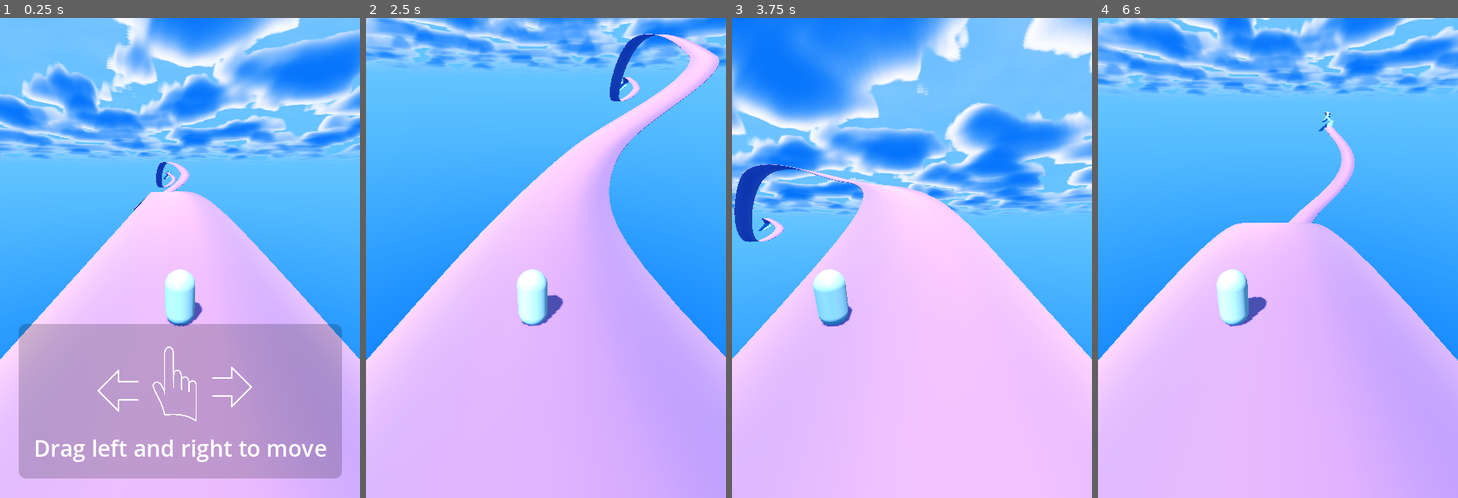
Above: before the commit, frames 1-4 (left to right).
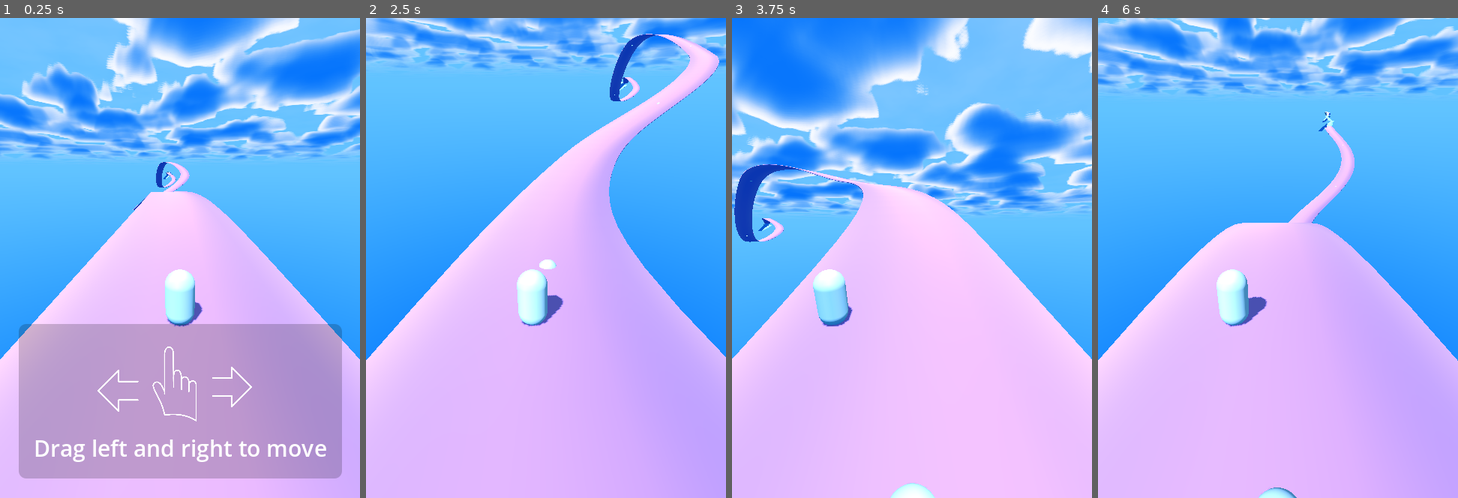
Above: after the commit, the same moments.

Repository: ludovancy/endless-roller
Game: Godot game, scene res://world.tscn
The game is run twice, just before and just after one commit, with the same random seed, the same clock (stepped at 60 frames per second) and the same inputs.
Inputs (mouse positions are in pixels of both pictures, inside the frame that each line leads up to):
- Up to frame 1 (0.25 s): no input
- Up to frame 2 (2.5 s): tap Enter at 0.5 s; move the mouse to (625, 234) at 0.52 s; hold Right (ui_right) 0.53-1.25 s; click (625, 234) at 0.67 s; drag from (474, 282) to (528, 354) at 1.27 s; move the mouse to (582, 152) at 2.02 s; hold Right (ui_right) from 2.03 s (still down)
- Up to frame 3 (3.75 s): release Right (ui_right) at 2.75 s; drag from (894, 354) to (804, 186) at 2.77 s; move the mouse to (1020, 330) at 3.52 s; hold Left (ui_left) from 3.53 s (still down)
- Up to frame 4 (6 s): release Left (ui_left) at 4.25 s; drag from (1170, 186) to (1224, 138) at 4.27 s; move the mouse to (1296, 258) at 5.02 s; hold Down (ui_down) 5.03-5.75 s; click (1296, 258) at 5.17 s; drag from (1224, 138) to (1206, 282) at 5.77 s

The runs differ from the first frame. In frame 1, less than 0.1% of the frame differs, in the area x 46-48%, y 32-33%; in frame 2, less than 0.1%; in frame 3, 0.3%, in the area x 3-57%, y 33-100%; in frame 4, 0.2%.

Commit message:
Add coins scenes to path

Diff:
--- /dev/null
+++ b/coin.tscn
@@ -0,0 +1,8 @@
+[gd_scene load_steps=2 format=3 uid="uid://cw8nqv8o0etuq"]
+
+[sub_resource type="SphereMesh" id="SphereMesh_4hvqw"]
+
+[node name="Coin" type="Node3D"]
+
+[node name="MeshInstance3D" type="MeshInstance3D" parent="."]
+mesh = SubResource("SphereMesh_4hvqw")
--- a/path.tscn
+++ b/path.tscn
@@ -27,3 +27,5 @@
 
 [node name="Path3D" type="Path3D" parent="."]
 curve = SubResource("Curve3D_uokhs")
+
+[node name="Objects" type="Node3D" parent="."]
--- a/src/path.gd
+++ b/src/path.gd
@@ -3,6 +3,9 @@
 
 @onready var path: Path3D = $Path3D
 @onready var csg_polygon_3d: CSGPolygon3D = $CSGPolygon3D
+@onready var objects: Node3D = $Objects
+
+const COIN = preload("res://coin.tscn")
 
 @export var points_in_curve : int = 12
 @export var custom_material := preload("res://res/path.tres")
@@ -14,7 +17,6 @@
 	var mat = csg_polygon_3d.material
 	if is_instance_of(mat, StandardMaterial3D):
 		mat.albedo_color = material_color
-
 
 func set_points_in_curve(points : int):
 	points_in_curve = points
@@ -40,6 +42,18 @@
 		path.curve.add_point(
 		Vector3(randf_range(-20, 20), randf_range(-20, 20), i*100))
 	update_control_points(0.7)
+	position = Vector3.ZERO
+
+	# clear objects
+	for child in objects.get_children():
+		child.queue_free()
+
+	# place new objects
+	for i in range(8):
+		var c : Node3D = COIN.instantiate()
+		c.transform = get_baked_point((i + 2) * .09)
+		objects.add_child(c)
+
 	# place path
 	position = prev_path_pos + last_point
 
